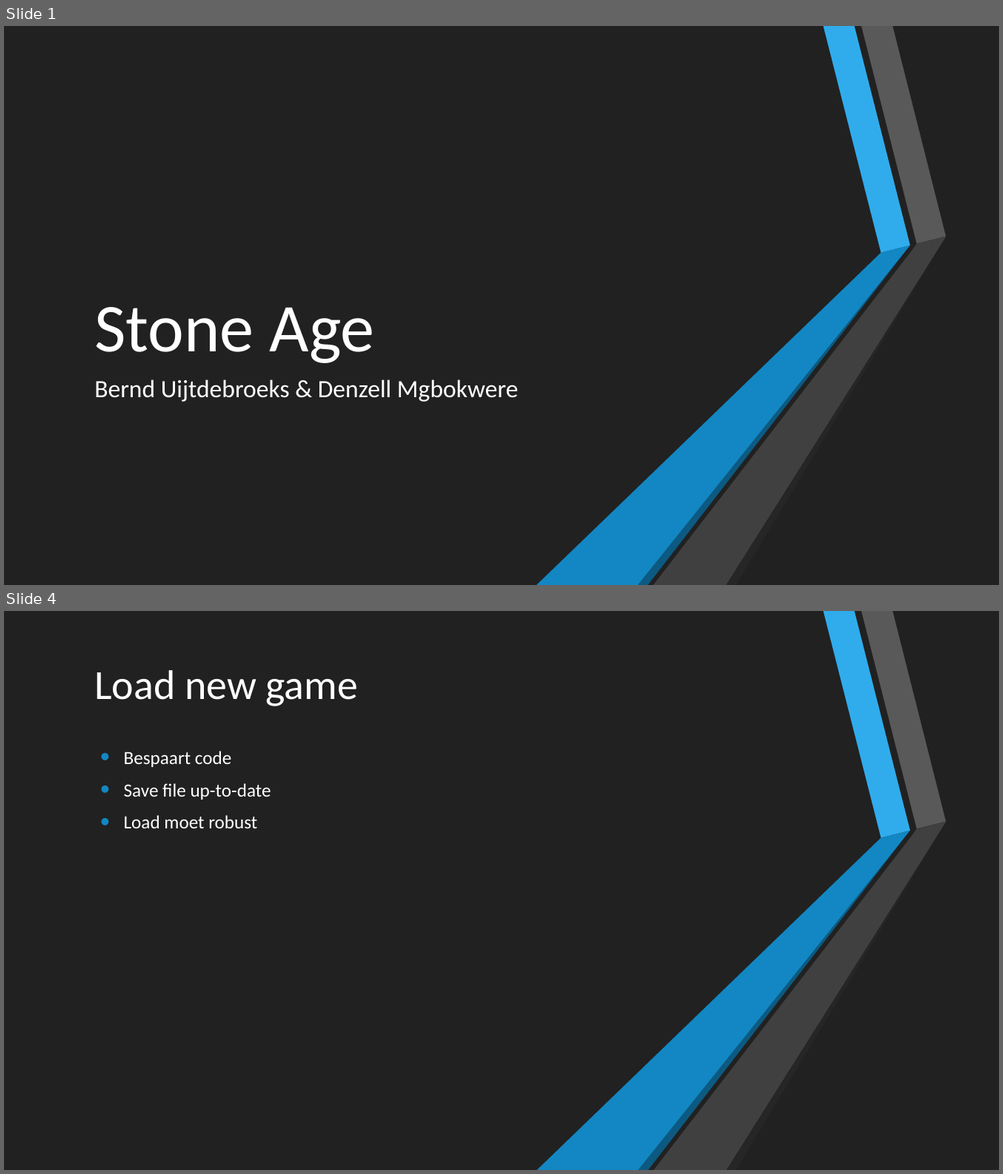
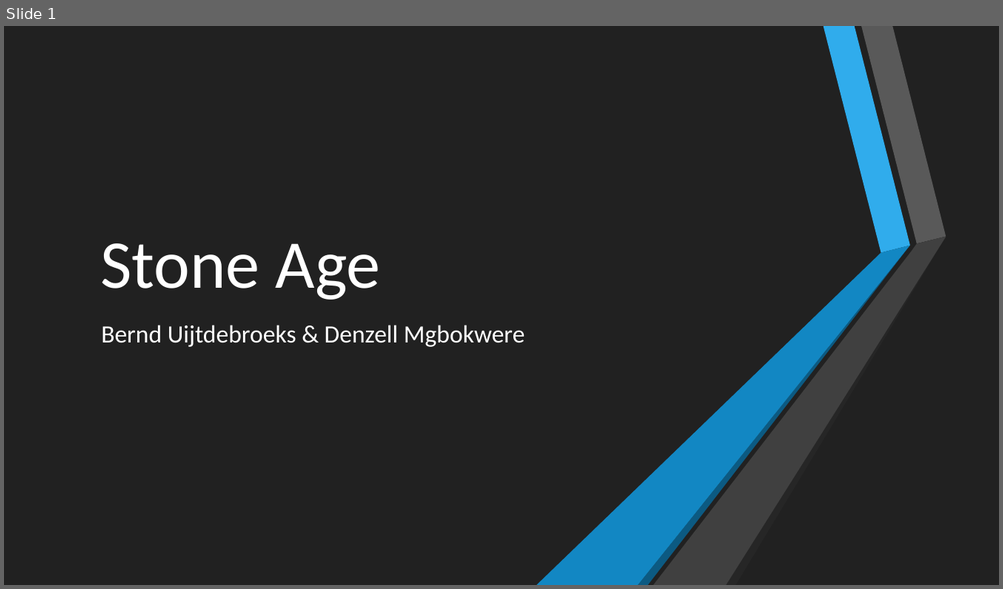
Before and after one commit to Scuffed-Boardgames/Qt-StoneAge, a slide deck: Stone Age.pptx. Shown one above the other, each under a label of ours: slides 1 and 4 before the commit, slide 1 after it; the slides between them are not shown. The pictures are 1003x1174 and 1003x589 pixels, drawn with LibreOffice and Linux fonts; fonts in the diff are those of the drawing. Boxes give left, top, right and bottom in pixels: in the first picture for what was removed or moved away, otherwise in the second. Text is boxed around its words. In the diff, an @@ line names an element or a change of style, - is before the commit and + after.

```diff
--- a/Stone Age.pptx
+++ b/Stone Age.pptx
@@ slide 4 removed at box(4, 611, 999, 1170), background #212121 @@
@@ rectangle removed at box(4, 611, 999, 1170) @@
@@ title removed at box(94, 670, 358, 706) @@
-Load new game
@@ text removed at box(124, 751, 271, 829) @@
-• Bespaart code
-• Save file up-to-date
-• Load moet robust
@@ group removed at box(537, 611, 946, 1170): 6 freeform shapes @@
@@ group removed at box(16, 611, 215, 1170): 6 freeform shapes @@
@@ slide 1 changed as well @@
@@ title "Stone Age": place and size @@
-title "Stone Age" at box(94, 307, 375, 363)
+title "Stone Age" at box(100, 244, 381, 300)
@@ subtitle "Bernd Uijtdebroeks & Denzell Mgbokwere": place and size @@
-subtitle "Bernd Uijtdebroeks & Denzell Mgbokwere" at box(94, 380, 518, 402)
+subtitle "Bernd Uijtdebroeks & Denzell Mgbokwere" at box(101, 325, 524, 347)
```
Also in this commit, not shown: 4 slides added, 3 other slides removed, 3 other files.
